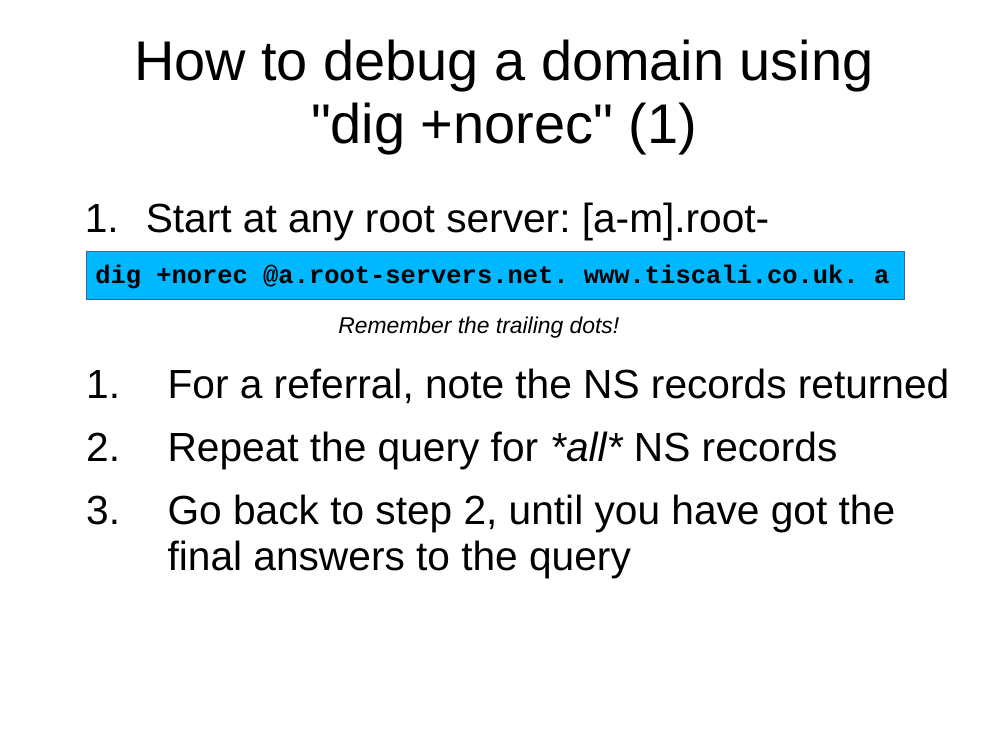
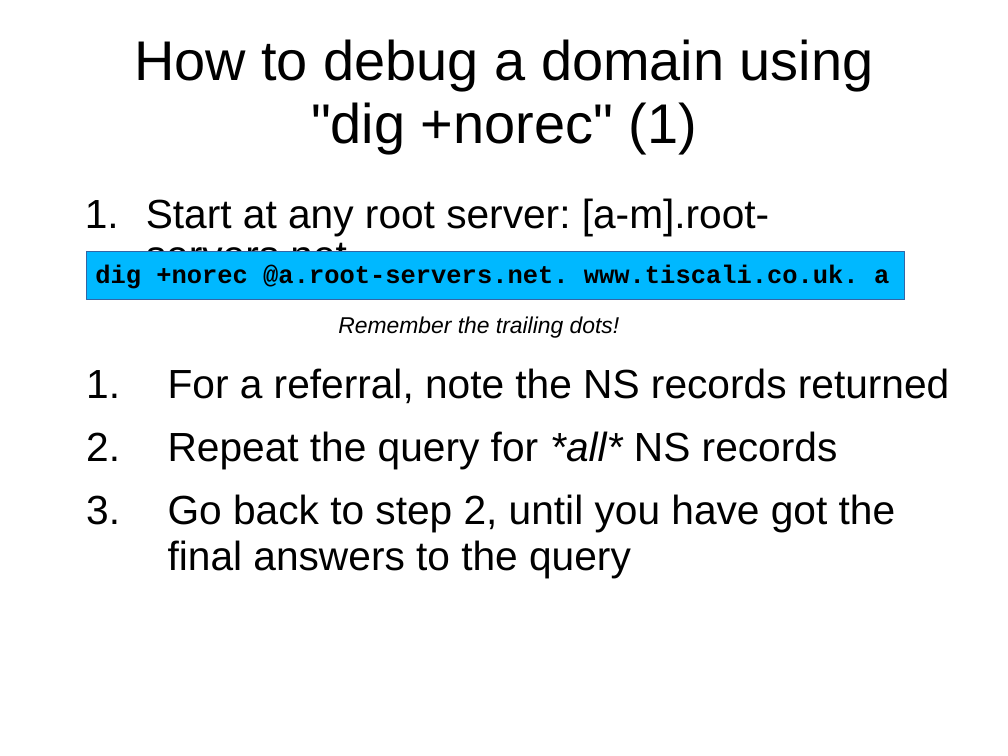
Before and after one commit to afnog/sse, a slide deck: slide 33 of dns/dns2-presentation.pptx. Drawn at 1008x756 pixels with LibreOffice and Linux fonts; fonts in the diff are those of the drawing; background and template pictures are left out. Boxes give left, top, right and bottom in pixels: in the first picture for what was removed or moved away, otherwise in the second. Text is boxed around its words. In the diff, an @@ line names an element or a change of style, - is before the commit and + after.

```diff
--- a/dns/dns2-presentation.pptx
+++ b/dns/dns2-presentation.pptx
@@ text "Start at any root server: ..." at [146,198,769,277]: line spacing 0.93 to 0.83 @@
```
Also in this commit, not shown: 1 other slide changed.
